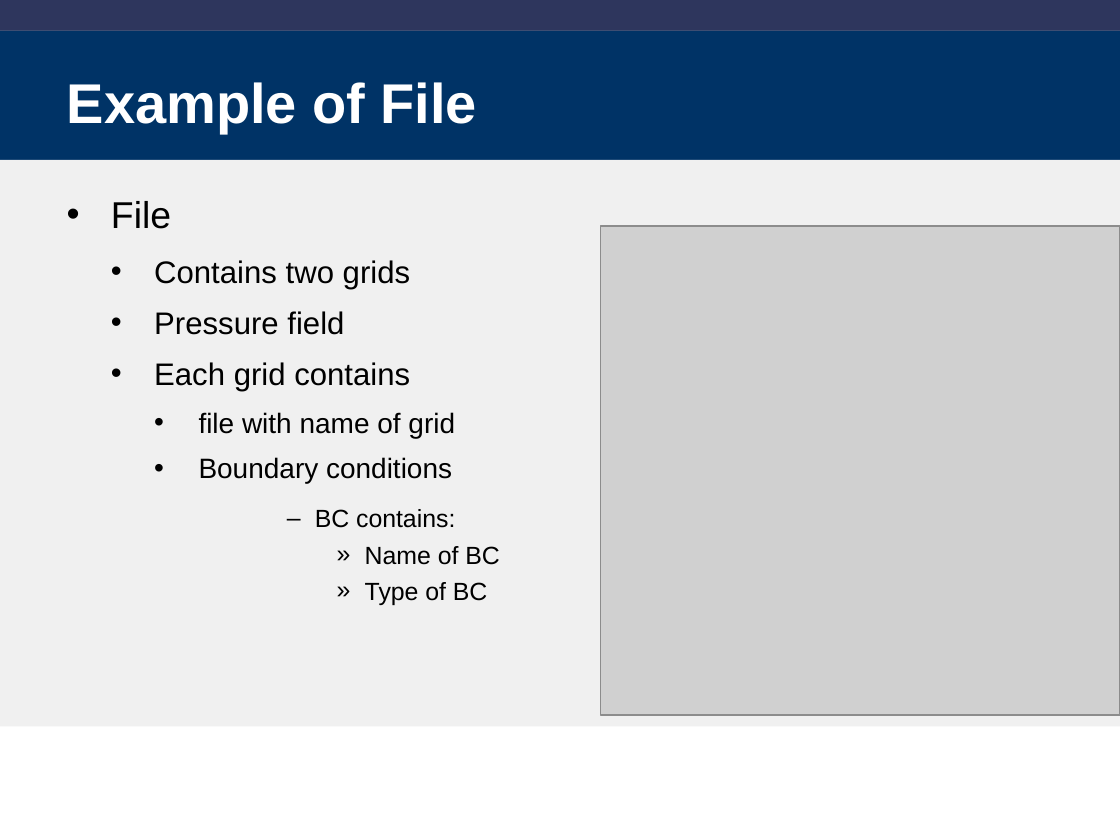
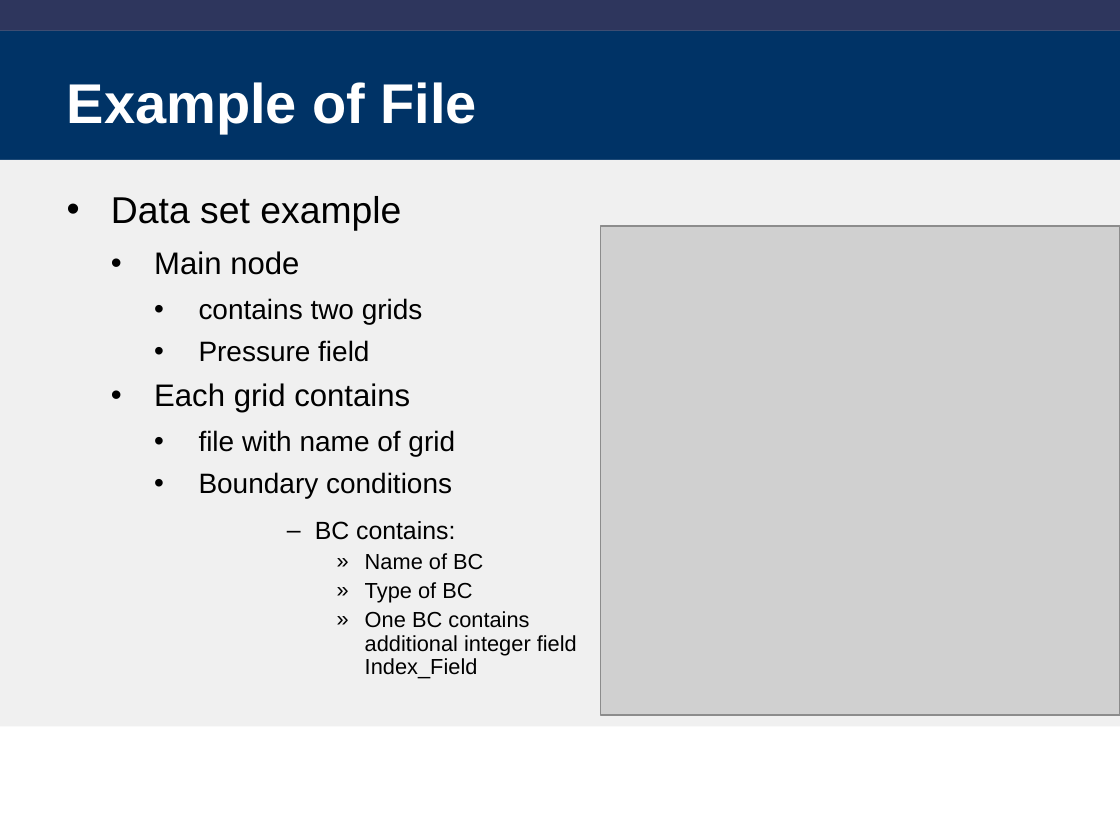
Before and after one commit to libm3l/libm3l, a slide deck: slide 11 of clibm-3l.ppt (slide 9 before the commit). Drawn at 1120x840 pixels with LibreOffice and Linux fonts; fonts in the diff are those of the drawing; grey boxes stand for pictures; background and template pictures are left out. Boxes give left, top, right and bottom in pixels: in the first picture for what was removed or moved away, otherwise in the second. Text is boxed around its words. In the diff, an @@ line names an element or a change of style, - is before the commit and + after.

```diff
--- a/clibm-3l.ppt
+++ b/clibm-3l.ppt
@@ text at box(111, 196, 423, 324): text changed; size 20 to 18 pt @@
-• File
-  • Contains two grids
+• Data set example
+  • Main node
+    • contains two grids
@@ text at box(154, 340, 483, 603): size 20 to 18 pt in "Pressure field"; size 16 to 14 pt in "Name of BC", "Type of BC"; list level 2 to 3 in "Pressure field"; line spacing 1 to 0.9 @@
@@ text at box(365, 611, 577, 679): paragraph added @@
+        » One BC contains additional integer field Index_Field
```
Also in this commit, not shown: 14 other slides changed, 7 slides added, 5 other files.
